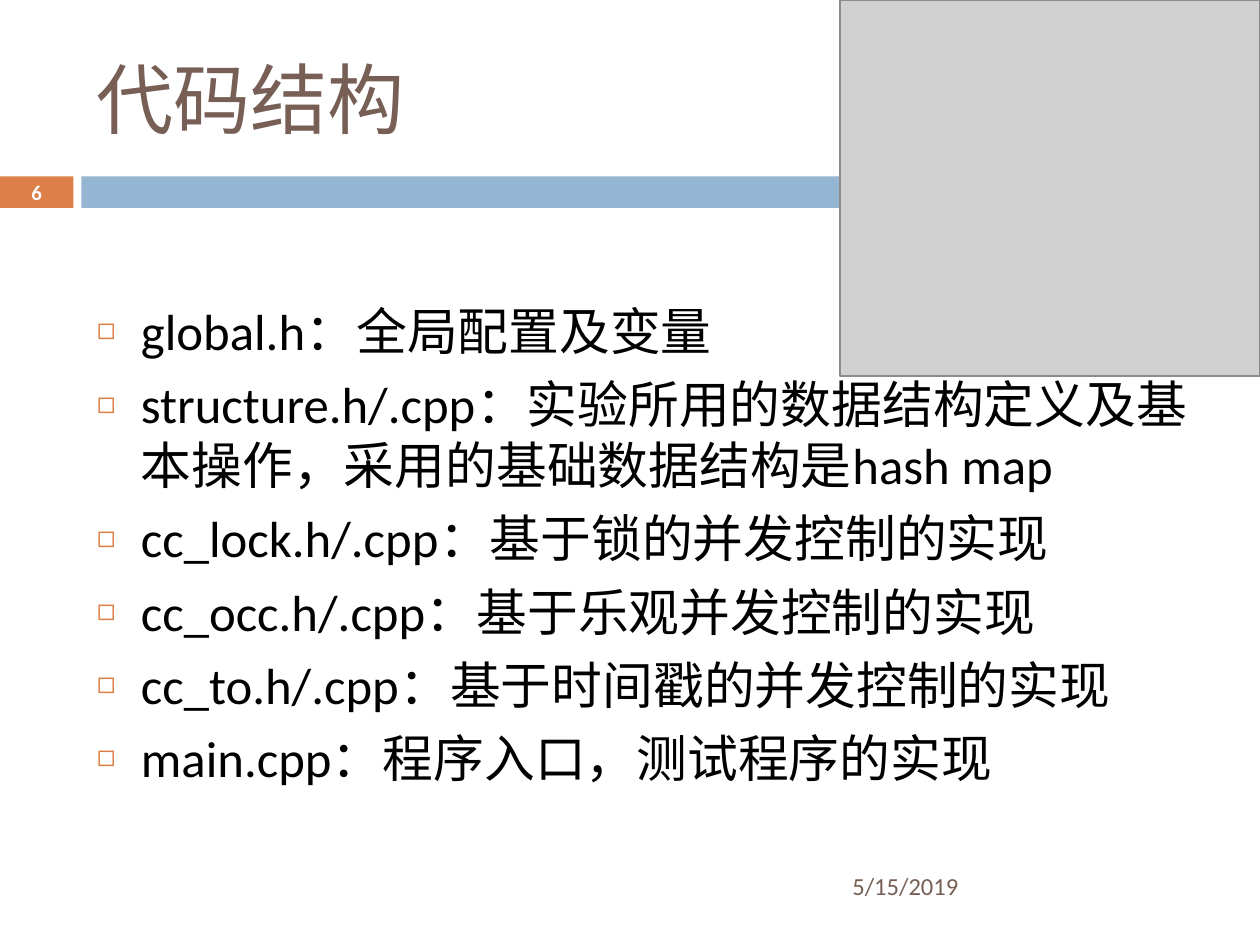
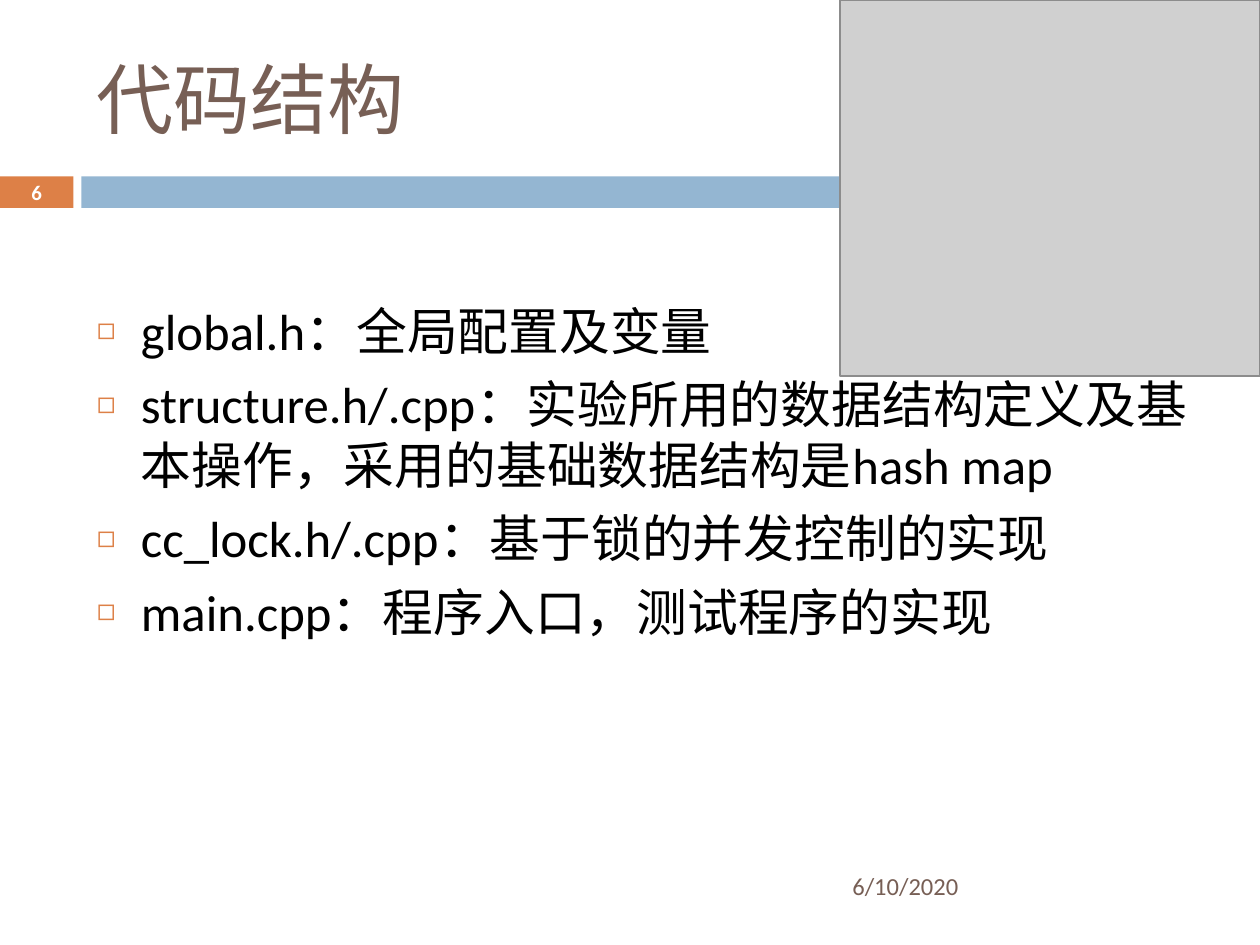
Before and after one commit to ZhangZihao270/DaSE_DBMS_Implemention, a slide deck: slide 6 of 并发控制/cc_lock/sildes/cc_lock.pptx. Drawn at 1260x945 pixels with LibreOffice and Linux fonts; fonts in the diff are those of the drawing; grey boxes stand for pictures; background and template pictures are left out. Boxes give left, top, right and bottom in pixels: in the first picture for what was removed or moved away, otherwise in the second. Text is boxed around its words. In the diff, an @@ line names an element or a change of style, - is before the commit and + after.

```diff
--- a/并发控制/cc_lock/sildes/cc_lock.pptx
+++ b/并发控制/cc_lock/sildes/cc_lock.pptx
@@ text at bbox=[141, 589, 1110, 713]: paragraphs removed @@
-◻ cc_occ.h/.cpp：基于乐观并发控制的实现
-◻ cc_to.h/.cpp：基于时间戳的并发控制的实现
@@ text at bbox=[852, 878, 958, 896]: text changed @@
-5/15/2019
+6/10/2020
```
Also in this commit, not shown: 12 other slides changed, 30 other files.
